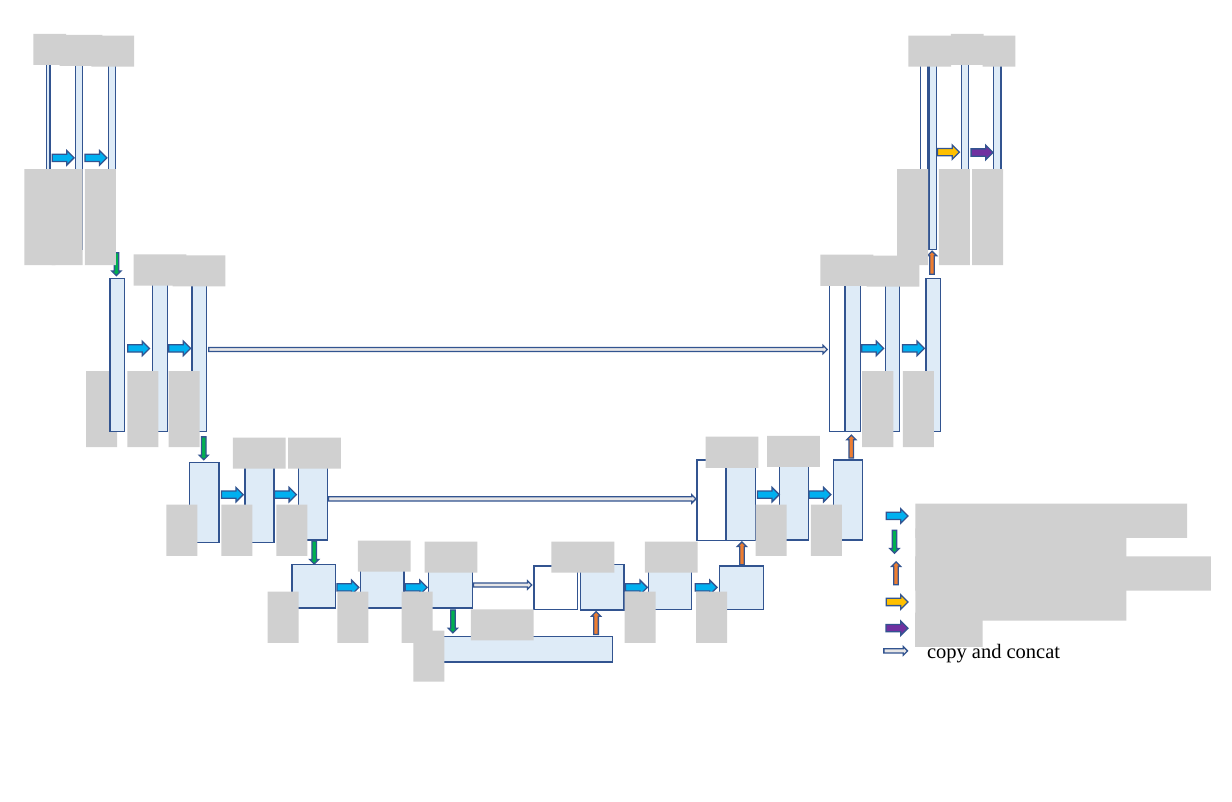
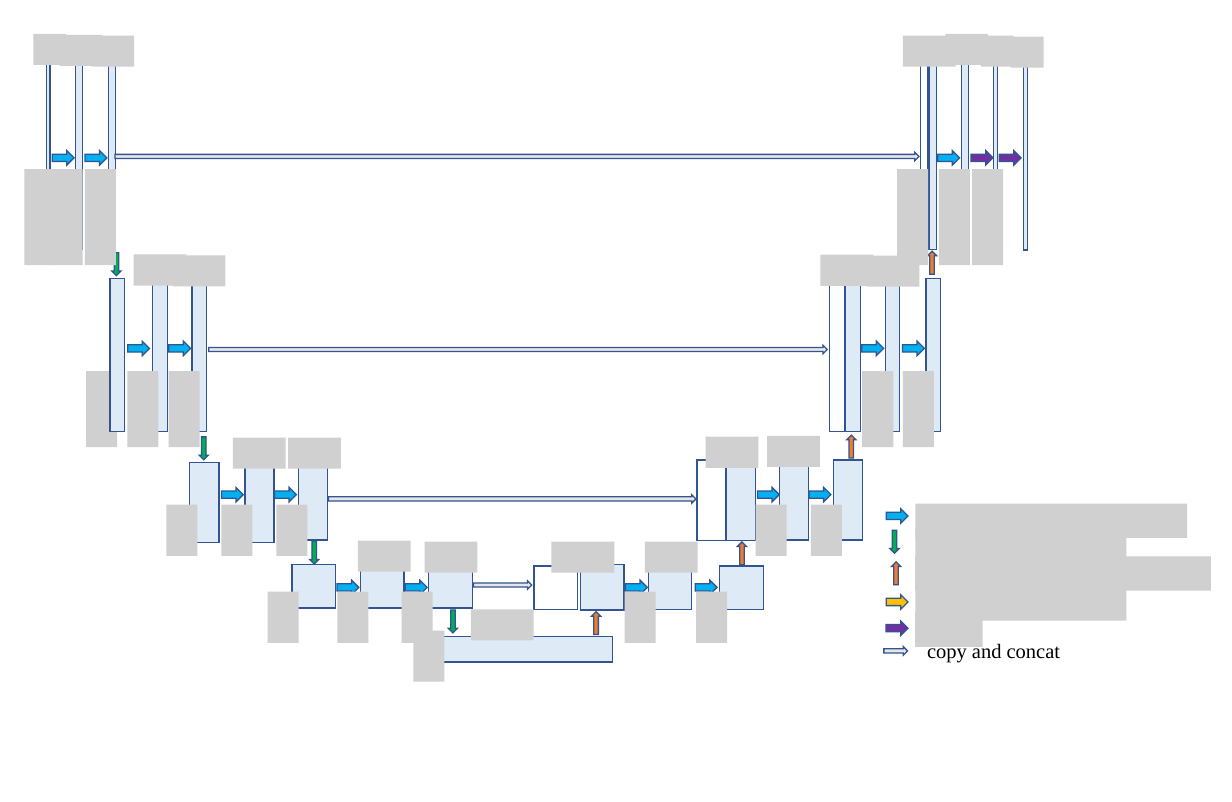
Before and after one commit to zhangrong1722/sysu_graduation_paper, a slide deck: slide 6 of LaTeX/MacOs系统/figure/all_figures.pptx. Drawn at 1232x802 pixels with LibreOffice and Linux fonts; fonts in the diff are those of the drawing; grey boxes stand for pictures. Boxes give left, top, right and bottom in pixels: in the first picture for what was removed or moved away, otherwise in the second. Text is boxed around its words. In the diff, an @@ line names an element or a change of style, - is before the commit and + after.

```diff
--- a/LaTeX/MacOs系统/figure/all_figures.pptx
+++ b/LaTeX/MacOs系统/figure/all_figures.pptx
@@ picture: place and size @@
-picture at [909,36,951,67]
+picture at [903,36,956,67]
@@ picture: place and size @@
-picture at [951,34,983,66]
+picture at [945,34,988,66]
@@ rectangle: place and size @@
-rectangle at [994,57,1002,249]
+rectangle at [994,59,998,250]
@@ picture added at [1011,37,1043,68] @@
@@ rectangle added at [1024,58,1028,250], fill #DEEBF7, outline #325491 1 pt @@
@@ right arrow added at [116,152,920,161], fill #E7E6E6, outline #325491 1 pt @@
@@ right arrow: place and size @@
-right arrow at [938,145,960,160]
+right arrow at [938,151,960,165]
@@ right arrow at [938,151,960,165]: fill #FFC000 to #00B0F0 @@
@@ right arrow: place and size @@
-right arrow at [971,145,994,160]
+right arrow at [971,151,994,165]
@@ right arrow added at [999,151,1021,165], fill #7030A0, outline #325491 1 pt @@
```
Also in this commit, not shown: 2 slides added, 11 other files.
